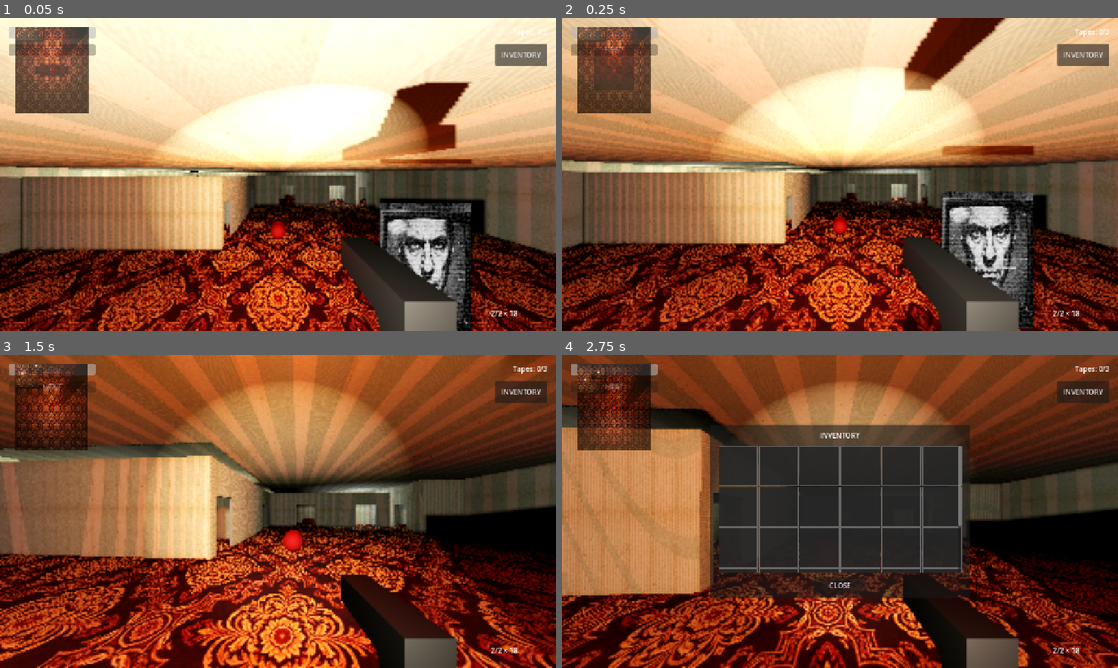
Above: before the commit, frames 1-4 (two rows, left to right).
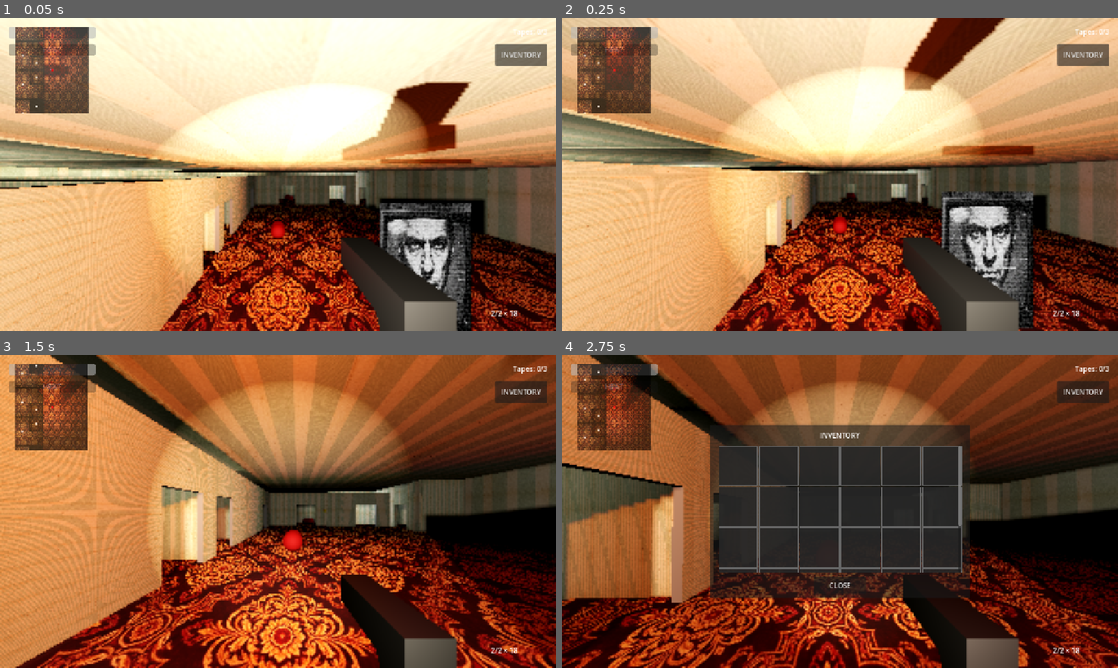
Above: after the commit, the same moments.

Repository: sergesvalov/alex_fight
Game: Godot game, scene res://scenes/levels/hotel_siberia/hotel_level_4.tscn
Two runs of this game, one before a commit and one after it. Both use one fixed random seed, a clock stepped at 60 frames per second and the inputs below. Sound files missing from this copy of the repository are replaced by a short silence.
Inputs (mouse positions are in pixels of both pictures, inside the frame that each line leads up to):
- Up to frame 1 (0.05 s): no input
- Up to frame 2 (0.25 s): no input
- Up to frame 3 (1.5 s): tap Enter at 0.5 s; move the mouse to (305, 511) at 0.52 s; hold Up (ui_up) from 0.53 s (still down); click (305, 511) at 0.6 s; move the mouse to (250, 511) at 1.27 s; tap E at 1.35 s
- Up to frame 4 (2.75 s): keep holding Up (ui_up); move the mouse to (851, 505) at 2.02 s; tap I at 2.1 s

The runs differ from the first frame. In frame 1, 20% of the frame differs, in the area x 0-66%, y 2-100%; in frame 2, 23%; in frame 3, 26%, in the area x 0-73%, y 0-100%; in frame 4, 15%.

Commit message:
feat: implement HotelLevelGenerator for procedural hotel floor layout and add agent documentation

Diff:
--- a/scripts/levels/hotel_level_generator.gd
+++ b/scripts/levels/hotel_level_generator.gd
@@ -87,6 +87,18 @@
 
 	# 3.9 Double Room 402
 	_generate_double_room_402(parent, f_scale)
+
+	# 3.10 Double Room 403
+	_generate_double_room_403(parent, f_scale)
+
+	# 3.11 Double Room 405
+	_generate_double_room_405(parent, f_scale)
+
+	# 3.12 Double Room 406
+	_generate_double_room_406(parent, f_scale)
+
+	# 3.13 Double Room 408
+	_generate_double_room_408(parent, f_scale)
 
 	# 4. Light
 	var light = OmniLight3D.new()
@@ -173,6 +185,44 @@
 		# Center X = -7.65. North wall Z = -20.0.
 		inst.position = Vector3(-7.65 * f_scale, 0, -20.0 * f_scale)
 
+func _generate_double_room_403(parent: Node, f_scale: float) -> void:
+	var scene = load("res://scenes/levels/hotel_siberia/blocks/double_room.tscn")
+	if scene:
+		var inst = scene.instantiate()
+		inst.name = "DoubleRoom_403"
+		parent.add_child(inst)
+		# Center X = -7.65. Base Z = 0.0 (Mirrored to go to -10.0)
+		inst.position = Vector3(-7.65 * f_scale, 0, 0.0 * f_scale)
+		inst.scale.z = -1.0
+
+func _generate_double_room_405(parent: Node, f_scale: float) -> void:
+	var scene = load("res://scenes/levels/hotel_siberia/blocks/double_room.tscn")
+	if scene:
+		var inst = scene.instantiate()
+		inst.name = "DoubleRoom_405"
+		parent.add_child(inst)
+		# Center X = -7.65. North wall Z = 0.0.
+		inst.position = Vector3(-7.65 * f_scale, 0, 0.0 * f_scale)
+
+func _generate_double_room_406(parent: Node, f_scale: float) -> void:
+	var scene = load("res://scenes/levels/hotel_siberia/blocks/double_room.tscn")
+	if scene:
+		var inst = scene.instantiate()
+		inst.name = "DoubleRoom_406"
+		parent.add_child(inst)
+		# Center X = -7.65. North wall Z = 10.0.
+		inst.position = Vector3(-7.65 * f_scale, 0, 10.0 * f_scale)
+
+func _generate_double_room_408(parent: Node, f_scale: float) -> void:
+	var scene = load("res://scenes/levels/hotel_siberia/blocks/double_room.tscn")
+	if scene:
+		var inst = scene.instantiate()
+		inst.name = "DoubleRoom_408"
+		parent.add_child(inst)
+		# Center X = -7.65. Base Z = 30.0 (Mirrored to go to 20.0)
+		inst.position = Vector3(-7.65 * f_scale, 0, 30.0 * f_scale)
+		inst.scale.z = -1.0
+
 func _create_static_box(parent: Node, node_name: String, pos: Vector3, size: Vector3, mat: Material) -> void:
 	var static_body = StaticBody3D.new()
 	static_body.name = node_name
Not shown, changed: .agents/AGENTS.md
